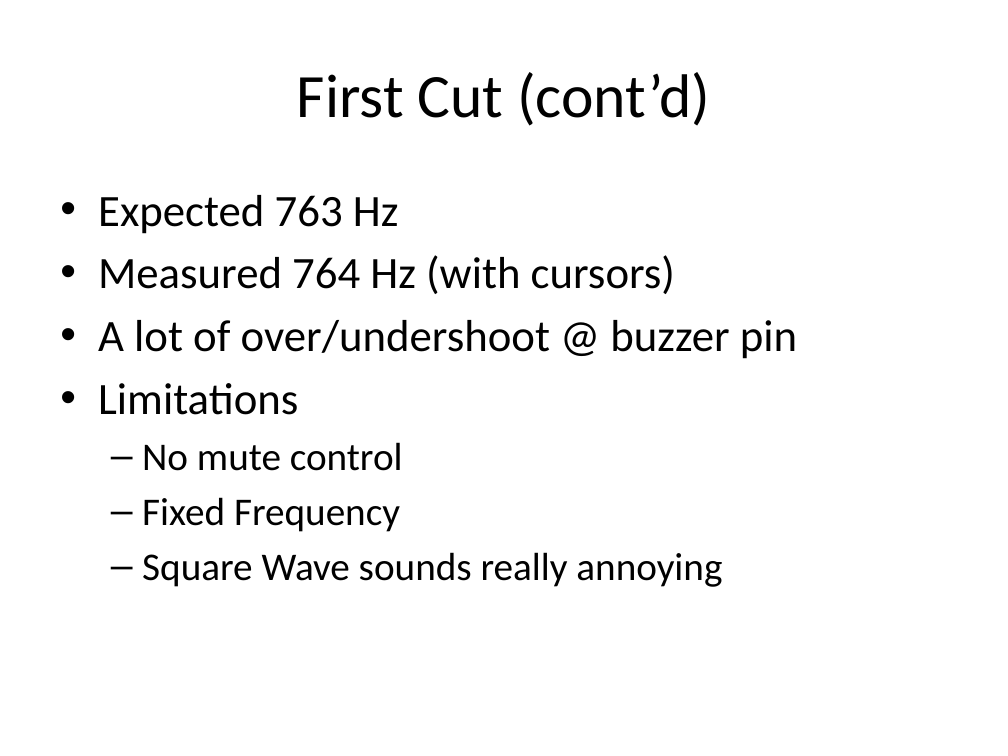
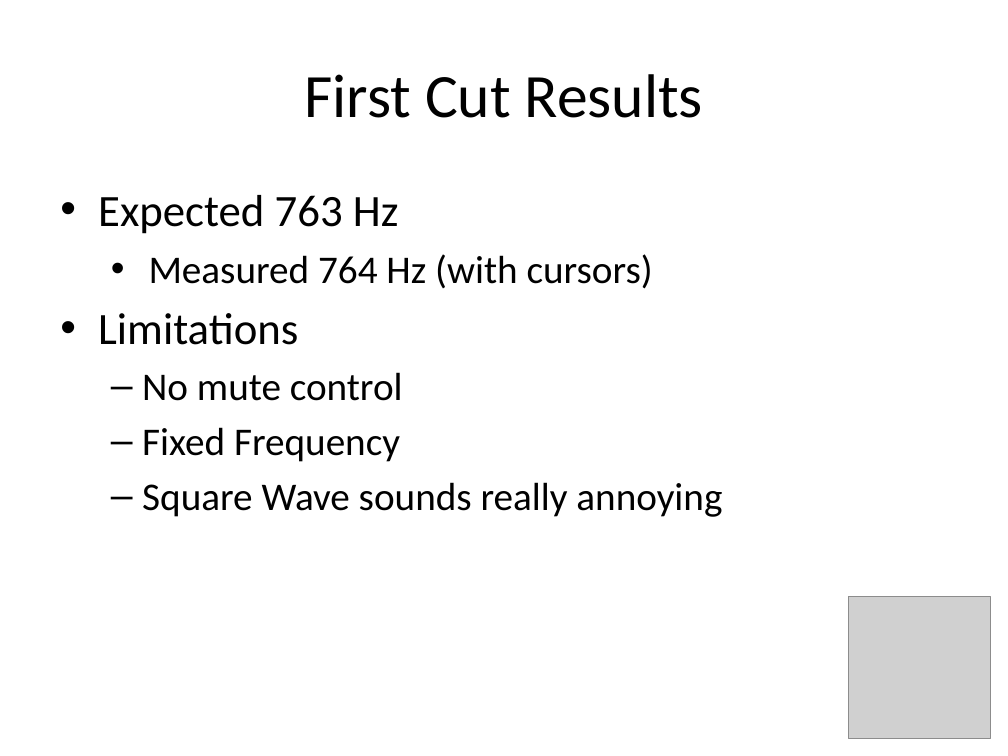
Before and after one commit to douggilliland/MultiComp, a slide deck: slide 12 of MultiComp (VHDL Template)/Components/SoundGen/Documentation/Sound Generator.pptx (slide 5 before the commit). Drawn at 1008x756 pixels with LibreOffice and Linux fonts; fonts in the diff are those of the drawing; grey boxes stand for pictures. Boxes give left, top, right and bottom in pixels: in the first picture for what was removed or moved away, otherwise in the second. Text is boxed around its words. In the diff, an @@ line names an element or a change of style, - is before the commit and + after.

```diff
--- a/MultiComp (VHDL Template)/Components/SoundGen/Documentation/Sound Generator.pptx
+++ b/MultiComp (VHDL Template)/Components/SoundGen/Documentation/Sound Generator.pptx
@@ text at [304,74,703,118]: text changed @@
-First Cut (cont’d)
+First Cut Results
@@ text at [149,254,653,289]: size 32 to 28 pt in "Measured 764 Hz (with cursors)"; list level 1 to 2 in "Measured 764 Hz (with cursors)" @@
@@ text at [98,320,797,359]: paragraph removed @@
-• A lot of over/undershoot @ buzzer pin
@@ picture added at [849,597,991,739] @@
```
Also in this commit, not shown: 30 other slides changed, 27 slides added, 1 slide removed, 5 other files.
